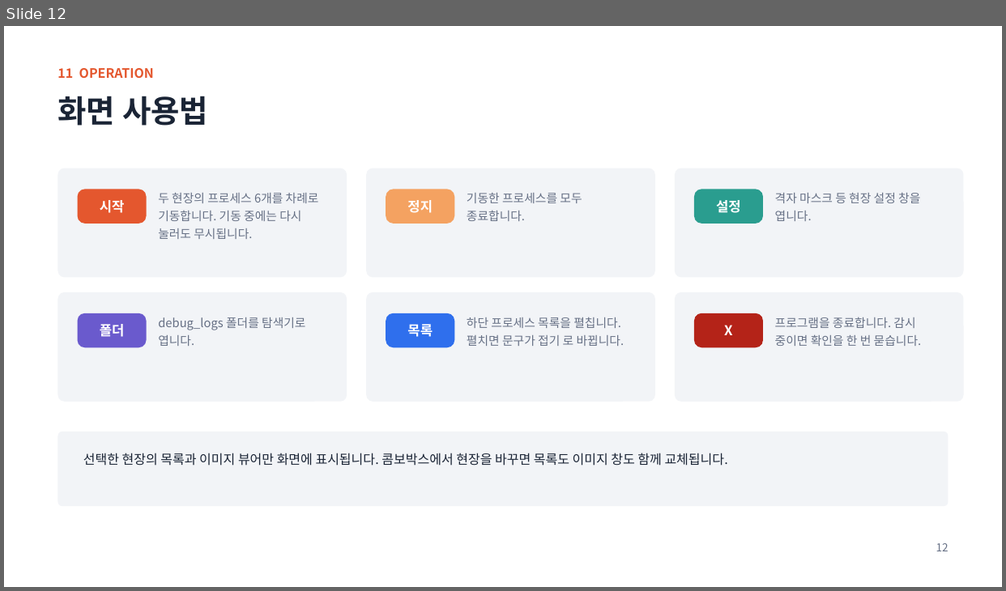
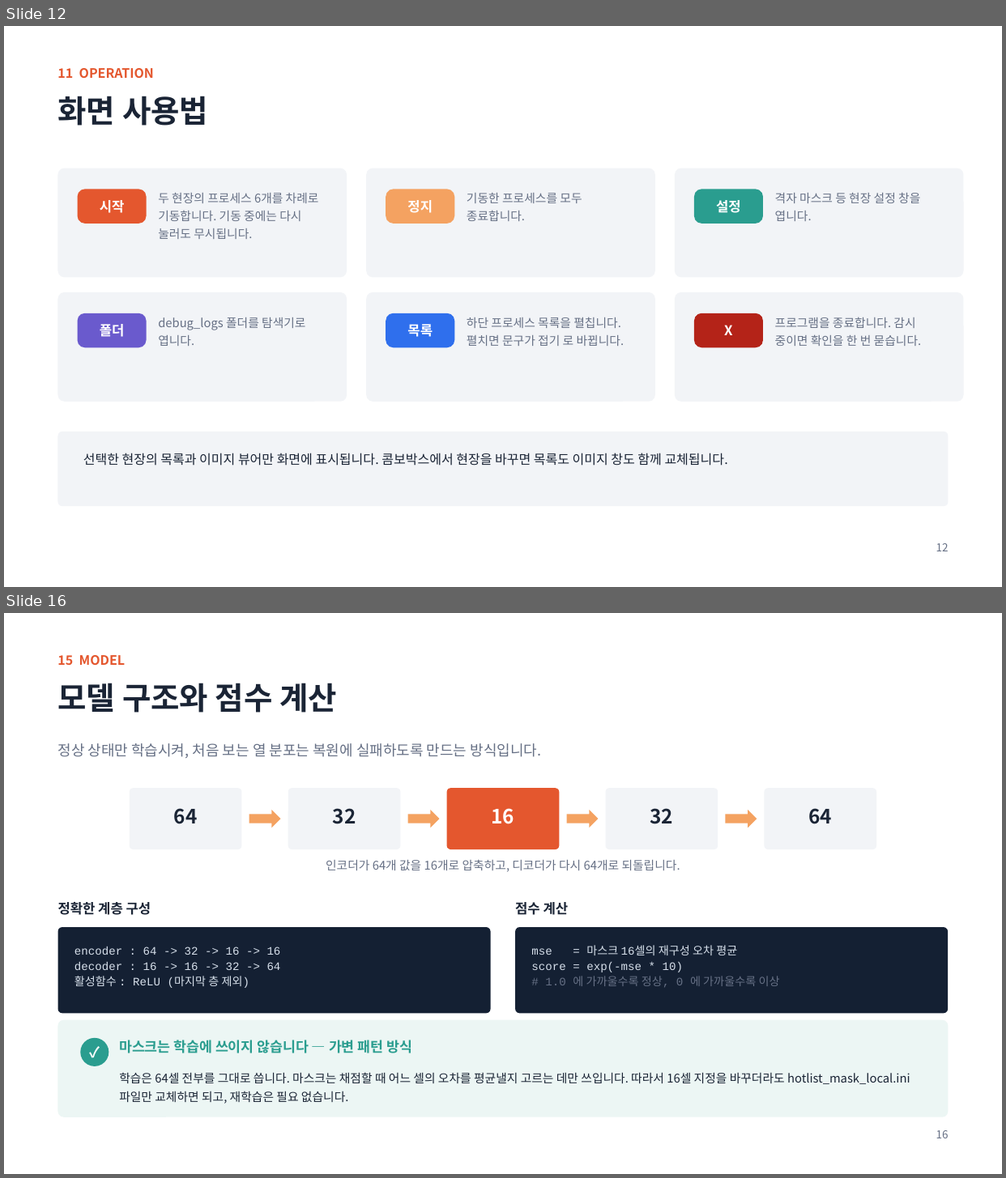
Before and after one commit to oskwon65/MultiModal_FireCam, a slide deck: 멀티모달_화재감지_모니터링_설치매뉴얼.pptx. Shown one above the other, each under a label of ours: slide 12 before the commit, slides 12 and 16 after it; the slides between them are not shown. The pictures are 1006x591 and 1006x1178 pixels, drawn with LibreOffice and Linux fonts; fonts in the diff are those of the drawing. Boxes give left, top, right and bottom in pixels: in the first picture for what was removed or moved away, otherwise in the second. Text is boxed around its words. In the diff, an @@ line names an element or a change of style, - is before the commit and + after.

```diff
--- a/멀티모달_화재감지_모니터링_설치매뉴얼.pptx
+++ b/멀티모달_화재감지_모니터링_설치매뉴얼.pptx
@@ slide 16 added at [4,613,1002,1174], background #FFFFFF @@
@@ text added at [57,655,126,665], 12.5 pt, text #E4572E, bold @@
+15 MODEL
@@ text added at [57,683,338,713], 30 pt, text #1A2435, bold @@
+모델 구조와 점수 계산
@@ text added at [57,743,542,758], 14 pt, text #667085 @@
+정상 상태만 학습시켜, 처음 보는 열 분포는 복원에 실패하도록 만드는 방식입니다.
@@ rounded rectangle added at [130,788,242,850], fill #F2F4F7 @@
@@ rounded rectangle added at [288,788,401,850], fill #F2F4F7 @@
@@ rounded rectangle added at [447,788,560,850], fill #E4572E @@
@@ rounded rectangle added at [606,788,718,850], fill #F2F4F7 @@
@@ rounded rectangle added at [765,788,877,850], fill #F2F4F7 @@
@@ text added at [174,808,198,824], 19 pt, text #1A2435, bold @@
+64
@@ right arrow added at [249,810,281,828], fill #F4A261 @@
@@ text added at [333,808,356,824], 19 pt, text #1A2435, bold @@
+32
@@ right arrow added at [408,810,440,828], fill #F4A261 @@
@@ text added at [492,808,515,824], 19 pt, text #FFFFFF, bold @@
+16
@@ right arrow added at [567,810,599,828], fill #F4A261 @@
@@ text added at [650,808,674,824], 19 pt, text #1A2435, bold @@
+32
@@ right arrow added at [726,810,757,828], fill #F4A261 @@
@@ text added at [808,808,832,824], 19 pt, text #1A2435, bold @@
+64
@@ text added at [326,860,680,872], 11.5 pt, text #667085 @@
+인코더가 64개 값을 16개로 압축하고, 디코더가 다시 64개로 되돌립니다.
@@ text added at [58,902,151,915], 13 pt, text #1A2435, bold @@
+정확한 계층 구성
@@ text added at [515,902,569,915], 13 pt, text #1A2435, bold @@
+점수 계산
@@ rounded rectangle added at [58,927,491,1013], fill #142033 @@
@@ rounded rectangle added at [515,927,948,1013], fill #142033 @@
@@ text added at [74,947,281,988], 11 pt, text #D6DFEA @@
+encoder : 64 -> 32 -> 16 -> 16
+decoder : 16 -> 16 -> 32 -> 64
+활성함수 : ReLU (마지막 층 제외)
@@ text added at [531,945,780,987], 11 pt, text #D6DFEA @@
+mse = 마스크 16셀의 재구성 오차 평균
+score = exp(-mse * 10)
+# 1.0 에 가까울수록 정상, 0 에 가까울수록 이상
@@ rounded rectangle added at [58,1020,948,1118], fill #ECF6F4 @@
@@ ellipse added at [80,1038,108,1067], fill #2A9D8F, 14 pt, text #FFFFFF, bold @@
+✓
@@ text added at [119,1040,412,1054], 13.5 pt, text #2A9D8F, bold @@
+마스크는 학습에 쓰이지 않습니다 — 가변 패턴 방식
@@ text added at [119,1072,910,1104], 11.5 pt, text #1A2435 @@
+학습은 64셀 전부를 그대로 씁니다. 마스크는 채점할 때 어느 셀의 오차를 평균낼지 고르는 데만 쓰입니다. 따라서 16셀 지정을 바꾸더라도 hotlist_mask_local.ini 파일만 교체하면 되고, 재학습은 필요 없습니다.
@@ text added at [936,1131,948,1139], 10.5 pt, text #667085 @@
+16
```
Also in this commit, not shown: 4 slides changed, 7 other slides added, 1 other file.
